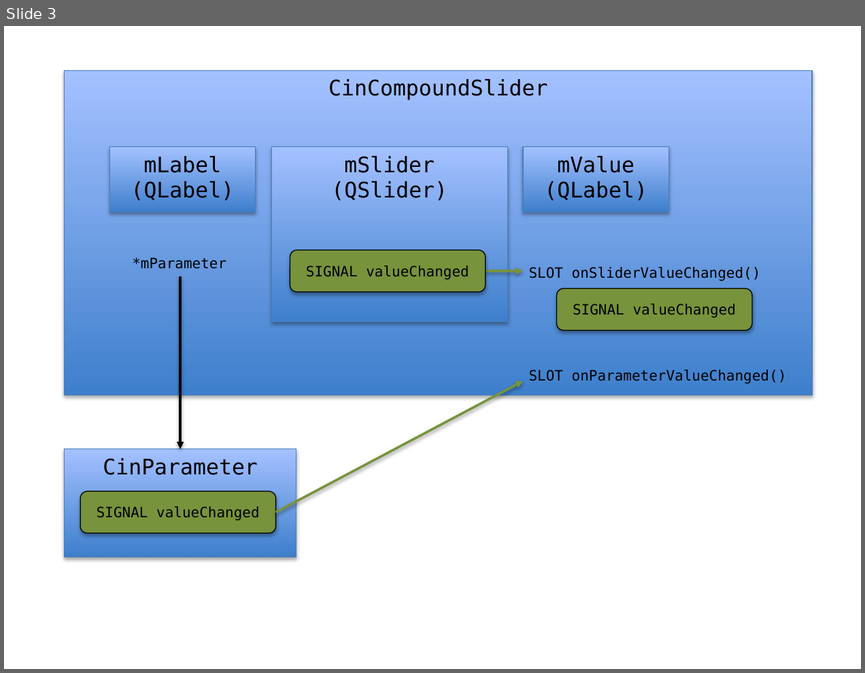
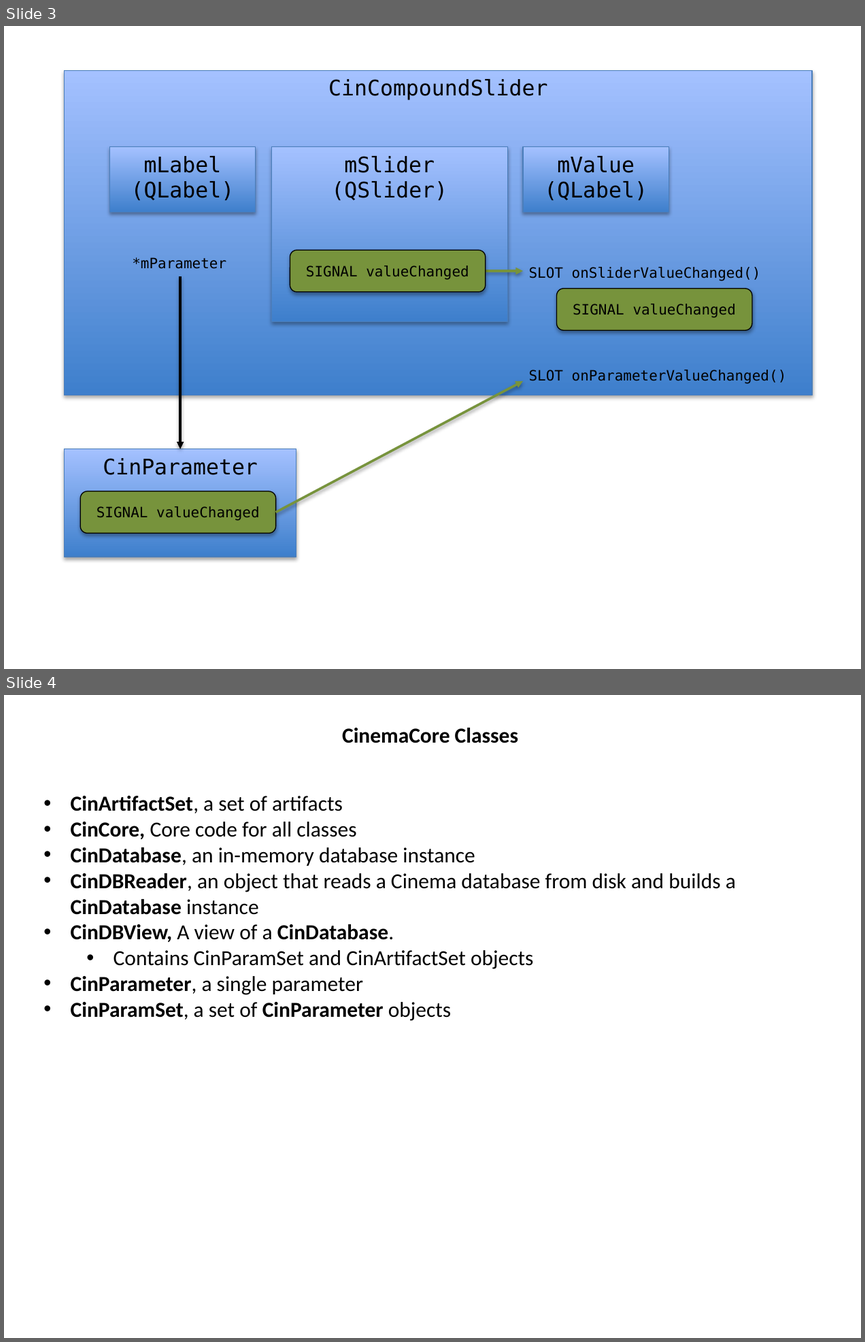
Before and after one commit to cinemascience/cinema_scope, a slide deck: docs/design/ui_class_diagram.pptx. Shown one above the other, each under a label of ours: slide 3 before the commit, slides 3 and 4 after it. The pictures are 865x673 and 865x1342 pixels, drawn with LibreOffice and Linux fonts; fonts in the diff are those of the drawing. Boxes give left, top, right and bottom in pixels: in the first picture for what was removed or moved away, otherwise in the second. Text is boxed around its words. In the diff, an @@ line names an element or a change of style, - is before the commit and + after.

```diff
--- a/docs/design/ui_class_diagram.pptx
+++ b/docs/design/ui_class_diagram.pptx
@@ slide 4 added at (x1=4, y1=695, x2=861, y2=1338), background #FFFFFF @@
@@ text added at (x1=342, y1=728, x2=518, y2=743), 18 pt, text #000000, bold @@
+CinemaCore Classes
@@ text added at (x1=71, y1=796, x2=736, y2=1021), 18 pt, text #000000 @@
+• CinArtifactSet, a set of artifacts
+• CinCore, Core code for all classes
+• CinDatabase, an in-memory database instance
+• CinDBReader, an object that reads a Cinema database from disk and builds a CinDatabase instance
+• CinDBView, A view of a CinDatabase.
+  • Contains CinParamSet and CinArtifactSet objects
+• CinParameter, a single parameter
+• CinParamSet, a set of CinParameter objects
```
Also in this commit, not shown: 4 other files.
